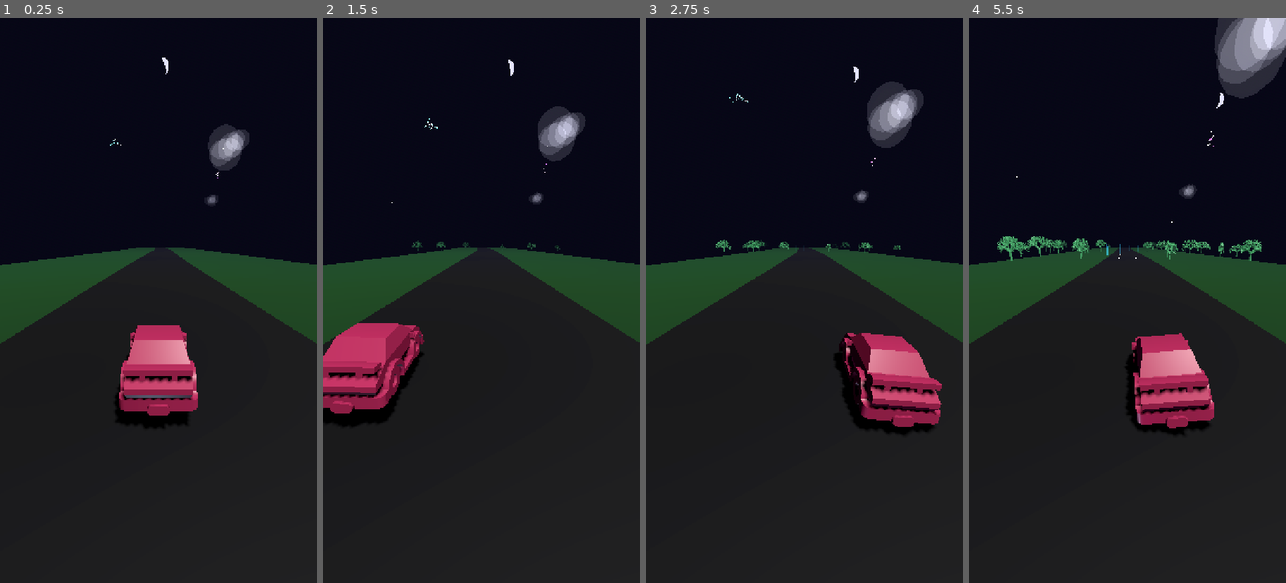
Above: before the commit, frames 1-4 (left to right).
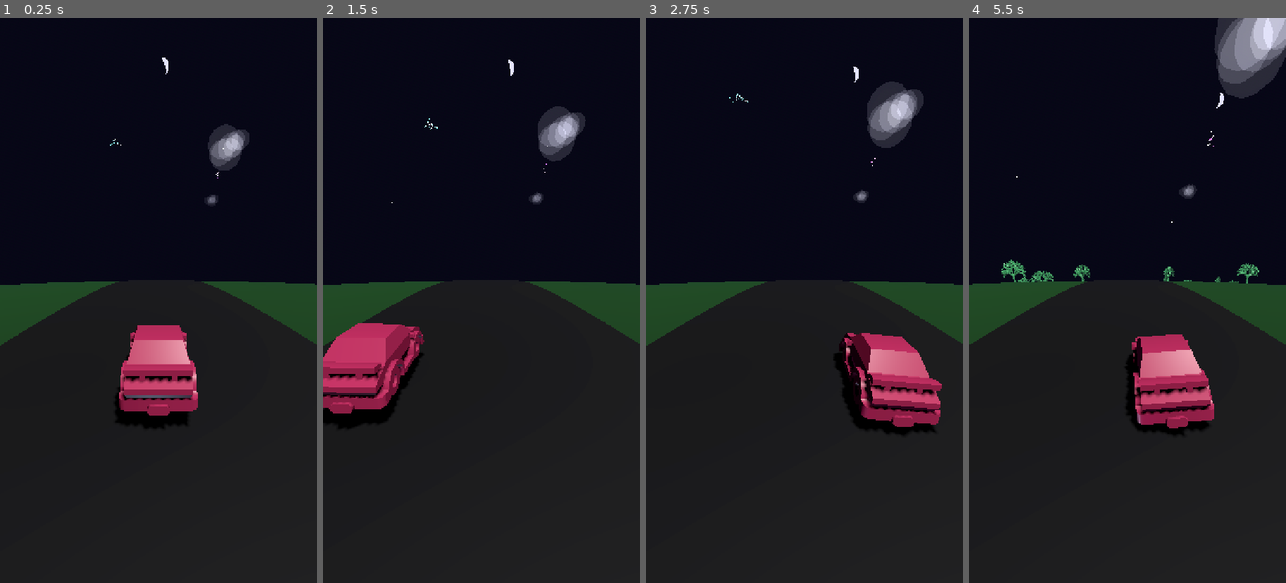
Above: after the commit, the same moments.

Repository: rooshimadethis/just-a-chill-drive
Game: Godot game, scene res://scenes/game.tscn
Two runs of this game, one before a commit and one after it. Both use one fixed random seed, a clock stepped at 60 frames per second and the inputs below.
Inputs (mouse positions are in pixels of both pictures, inside the frame that each line leads up to):
- Up to frame 1 (0.25 s): no input
- Up to frame 2 (1.5 s): move the mouse to (551, 272) at 0.52 s; hold Right (ui_right) 0.53-1.25 s; click (551, 272) at 0.67 s; drag from (418, 328) to (465, 413) at 1.27 s
- Up to frame 3 (2.75 s): move the mouse to (836, 176) at 2.02 s; hold Right (ui_right) from 2.03 s (still down)
- Up to frame 4 (5.5 s): release Right (ui_right) at 2.75 s; drag from (1111, 413) to (1032, 215) at 2.77 s; move the mouse to (1222, 385) at 3.52 s; hold Left (ui_left) 3.53-4.25 s; drag from (1032, 215) to (1079, 159) at 4.27 s; move the mouse to (1143, 300) at 5.02 s; hold Left (ui_left) from 5.03 s (still down); click (1143, 300) at 5.17 s

The runs differ from the first frame. In frame 1, 4.0% of the frame differs, in the area x 0-100%, y 40-68%; in frame 2, 4.3%; in frame 3, 4.3%; in frame 4, 5.0%, in the area x 0-100%, y 38-73%.

Commit message:
curved world

Diff:
--- a/scripts/game_manager.gd
+++ b/scripts/game_manager.gd
@@ -3,6 +3,7 @@
 signal score_updated(new_score)
 
 var harmony_score: int = 0
+var camera_x: float = 0.0  # Track camera's current X position for smooth lerp
 
 func _ready():
 	# Allow time for the scene to fully load
@@ -64,22 +65,32 @@
 uniform float emission_energy = 1.0;
 uniform float roughness : hint_range(0,1) = 0.5;
 uniform float alpha_scissor_threshold : hint_range(0,1) = 0.0;
+uniform float curve_strength_forward : hint_range(0,1) = 0.003;
+uniform float curve_strength_side : hint_range(0,1) = 0.001;
 
 global uniform float road_time;
 varying float v_world_z;
 
 void vertex() {
-   // Winding Road Effect
-   // 1. Get World Z for curve calculation
+   // Spherical Planet Curvature + Winding Road Effect
+   // 1. Get World position
    vec3 world_vertex = (MODEL_MATRIX * vec4(VERTEX, 1.0)).xyz;
    float z = world_vertex.z;
+   float x = world_vertex.x;
    v_world_z = z;
 
-   // 2. Calculate correct curve offset
-   float offset = sin(z * 0.02 - road_time * 0.5) * 1.25;
-
-   // 3. Apply offset in WORLD SPACE (to x coordinate)
-   world_vertex.x += offset;
+   // 2. Winding Road Effect (left-right sine wave)
+   float winding_offset = sin(z * 0.02 - road_time * 0.5) * 1.25;
+   world_vertex.x += winding_offset;
+
+   // 3. Spherical Planet Curvature
+   // Forward/backward curve (drops down as distance increases)
+   float dist_from_camera = abs(z);
+   world_vertex.y -= dist_from_camera * dist_from_camera * curve_strength_forward;
+
+   // Left/right curve (drops down based on distance from center)
+   float dist_from_center = abs(world_vertex.x);
+   world_vertex.y -= dist_from_center * dist_from_center * curve_strength_side;
 
    // 4. Transform back to Local Space
    VERTEX = (inverse(MODEL_MATRIX) * vec4(world_vertex, 1.0)).xyz;
@@ -117,16 +128,29 @@
 uniform vec4 emission : source_color = vec4(0.0);
 uniform float emission_energy = 1.0;
 uniform float roughness : hint_range(0,1) = 0.5;
+uniform float curve_strength_forward : hint_range(0,1) = 0.003;
+uniform float curve_strength_side : hint_range(0,1) = 0.001;
 
 global uniform float road_time;
 
 void vertex() {
-   // Winding Road Effect
+   // Spherical Planet Curvature + Winding Road Effect
    vec3 world_vertex = (MODEL_MATRIX * vec4(VERTEX, 1.0)).xyz;
    float z = world_vertex.z;
-   float offset = sin(z * 0.02 - road_time * 0.5) * 1.25;
-
-   world_vertex.x += offset;
+
+   // Winding Road Effect (left-right sine wave)
+   float winding_offset = sin(z * 0.02 - road_time * 0.5) * 1.25;
+   world_vertex.x += winding_offset;
+
+   // Spherical Planet Curvature
+   // Forward/backward curve (drops down as distance increases)
+   float dist_from_camera = abs(z);
+   world_vertex.y -= dist_from_camera * dist_from_camera * curve_strength_forward;
+
+   // Left/right curve (drops down based on distance from center)
+   float dist_from_center = abs(world_vertex.x);
+   world_vertex.y -= dist_from_center * dist_from_center * curve_strength_side;
+
    VERTEX = (inverse(MODEL_MATRIX) * vec4(world_vertex, 1.0)).xyz;
 }
 
@@ -155,19 +179,30 @@
 uniform vec4 emission : source_color = vec4(0.0);
 uniform float emission_energy = 1.0;
 uniform float roughness : hint_range(0,1) = 0.5;
+uniform float curve_strength_forward : hint_range(0,1) = 0.003;
+uniform float curve_strength_side : hint_range(0,1) = 0.001;
 
 global uniform float road_time;
 
 void vertex() {
-   // Rigid Winding Road Effect
+   // Rigid Winding Road Effect with Spherical Curvature
    // Get World Origin of object for Z calculation
    vec3 world_origin = (MODEL_MATRIX * vec4(0.0, 0.0, 0.0, 1.0)).xyz;
    float z = world_origin.z;
-   float offset = sin(z * 0.02 - road_time * 0.5) * 1.25;
+   float winding_offset = sin(z * 0.02 - road_time * 0.5) * 1.25;
 
    // Apply offset to World Pos
    vec3 world_vertex = (MODEL_MATRIX * vec4(VERTEX, 1.0)).xyz;
-   world_vertex.x += offset;
+   world_vertex.x += winding_offset;
+
+   // Spherical Planet Curvature
+   // Forward/backward curve (drops down as distance increases)
+   float dist_from_camera = abs(z);
+   world_vertex.y -= dist_from_camera * dist_from_camera * curve_strength_forward;
+
+   // Left/right curve (drops down based on distance from center)
+   float dist_from_center = abs(world_vertex.x);
+   world_vertex.y -= dist_from_center * dist_from_center * curve_strength_side;
 
    // Transform back
    VERTEX = (inverse(MODEL_MATRIX) * vec4(world_vertex, 1.0)).xyz;
--- a/scripts/gate.gd
+++ b/scripts/gate.gd
@@ -18,6 +18,7 @@
 	cyl_mesh.top_radius = 0.3
 	cyl_mesh.bottom_radius = 0.3
 	cyl_mesh.radial_segments = 16
+	cyl_mesh.rings = 12 # Add vertical subdivision for curved world effect
 
 	if has_node("LeftPillar"):
 		$LeftPillar.mesh = cyl_mesh
--- a/scripts/lane_line_spawner.gd
+++ b/scripts/lane_line_spawner.gd
@@ -77,7 +77,8 @@
 	var mesh_inst = MeshInstance3D.new()
 	var mesh = BoxMesh.new()
 	mesh.size = Vector3(line_width, 0.02, line_length)  # Thin, flat dash
-	mesh.subdivide_depth = 4 # Allow mesh to bend with the curve shader
+	mesh.subdivide_depth = 8 # Increased subdivision to allow mesh to bend with the curve shader
+	mesh.subdivide_width = 2 # Also subdivide width for side-to-side curvature
 	mesh_inst.mesh = mesh
 
 	# Use shared material
